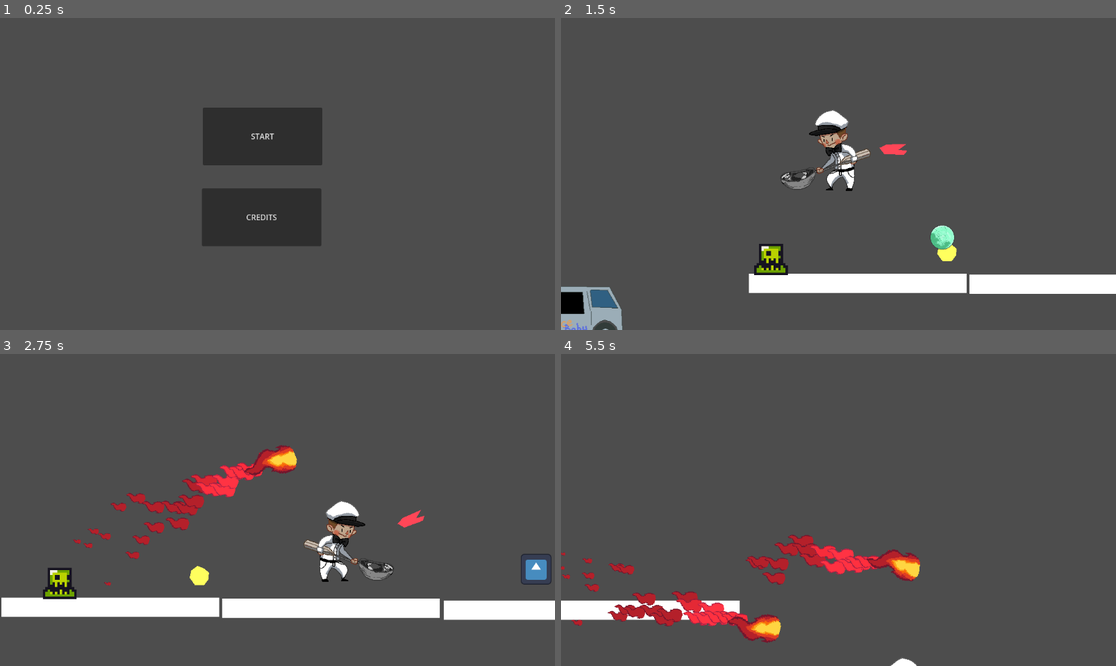
Above: before the commit, frames 1-4 (two rows, left to right).
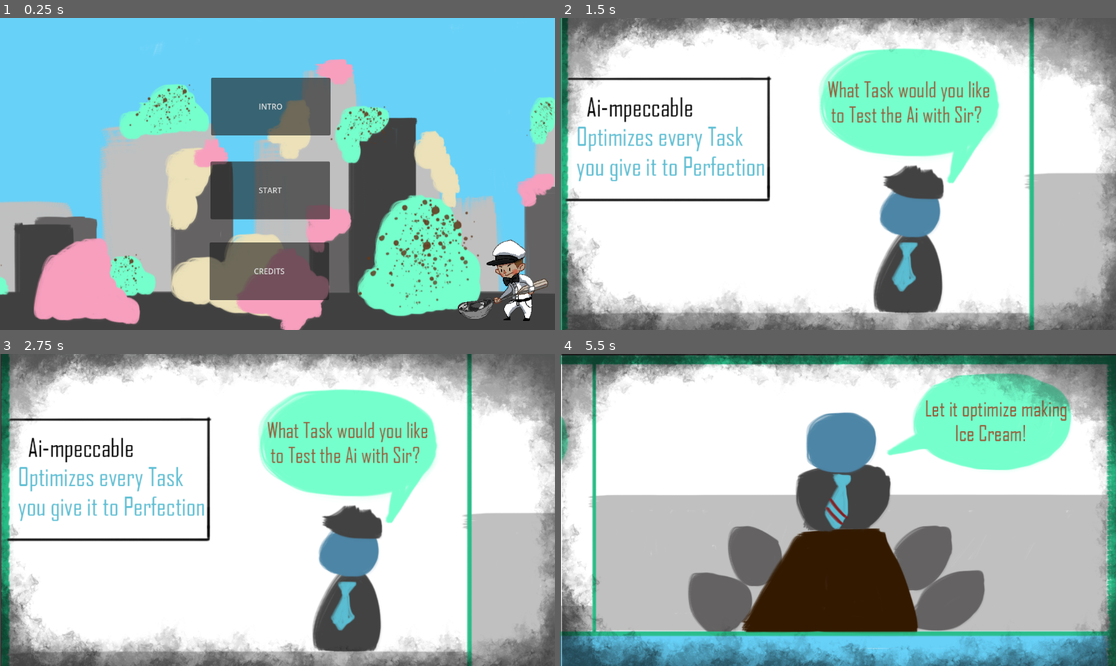
Above: after the commit, the same moments.

Repository: KarlJungtow/Minijam_icecream
Game: Godot game, scene res://scenes/main_menu.tscn
Two runs of this game, one before a commit and one after it. Both use one fixed random seed, a clock stepped at 60 frames per second and the inputs below. This scene is started directly instead of the project's main scene. The engine's default icon, where the game draws it, is replaced by a stand-in: a white triangle on a blue panel in a dark square.
Inputs (mouse positions are in pixels of both pictures, inside the frame that each line leads up to):
- Up to frame 1 (0.25 s): no input
- Up to frame 2 (1.5 s): click (832, 105) at 0.5 s, where only the run after the commit has a clickable "INTRO"; click (821, 136) at 1.25 s, where only the run before the commit has a clickable "START"
- Up to frame 3 (2.75 s): move the mouse to (399, 494) at 2.02 s; press the mouse at (399, 494) at 2.03 s; hold D (move-right) from 2.03 s (still down); tap W (jump) at 2.27 s
- Up to frame 4 (5.5 s): move the mouse to (727, 525) at 2.77 s; release the mouse at (727, 525) at 2.78 s; click (727, 525) at 2.85 s; tap W (jump) at 3.02, 4.52, 5.27 s; move the mouse to (894, 441) at 3.52 s; release D (move-right) at 3.53 s; press the mouse at (894, 441) at 3.53 s; hold A (move-left) 3.53-4.28 s; move the mouse to (810, 572) at 4.27 s; release the mouse at (810, 572) at 4.28 s; hold D (move-right) from 4.28 s (still down); click (810, 572) at 4.35 s; move the mouse to (1005, 556) at 5.02 s; press the mouse at (1005, 556) at 5.03 s

The runs differ from the first frame. In frame 1, 82% of the frame differs, in the area x 0-100%, y 0-100%; in frame 2, 93%; in frame 3, 91%; in frame 4, 93%.

Commit message:
intro scene added, main menu edited

Diff:
--- /dev/null
+++ b/scenes/intro.gd
@@ -0,0 +1,15 @@
+extends Node2D
+
+
+# Called when the node enters the scene tree for the first time.
+func _ready():
+	$AnimationPlayer.play("intro")
+	pass # Replace with function body.
+
+
+# Called every frame. 'delta' is the elapsed time since the previous frame.
+func _process(delta):
+	pass
+
+func change_scene():
+	G.change_level("res://scenes/main_menu.tscn")
--- /dev/null
+++ b/scenes/intro.tscn
@@ -0,0 +1,200 @@
+[gd_scene load_steps=11 format=3 uid="uid://db0i8wx8lhfp2"]
+
+[ext_resource type="Script" path="res://scenes/intro.gd" id="1_0op4h"]
+[ext_resource type="Texture2D" uid="uid://cx262a2aqom73" path="res://assets/IceCreamGameIntro1.png" id="1_dxmrr"]
+[ext_resource type="Texture2D" uid="uid://do1kqe23lj6m" path="res://assets/IceCreamGameIntro2.png" id="2_d1ep8"]
+[ext_resource type="AudioStream" uid="uid://c378yof05ls3o" path="res://sounds/intro.wav" id="3_tivfx"]
+[ext_resource type="Texture2D" uid="uid://bwg10oofah70w" path="res://assets/vignette.png" id="5_m7rke"]
+[ext_resource type="AudioStream" uid="uid://csvmoponxdit4" path="res://sounds/intro_music.wav" id="6_yd0d0"]
+
+[sub_resource type="SpriteFrames" id="SpriteFrames_otb0u"]
+animations = [{
+"frames": [{
+"duration": 1.0,
+"texture": ExtResource("1_dxmrr")
+}],
+"loop": true,
+"name": &"panel1",
+"speed": 5.0
+}, {
+"frames": [{
+"duration": 1.0,
+"texture": ExtResource("2_d1ep8")
+}],
+"loop": true,
+"name": &"panel2",
+"speed": 5.0
+}]
+
+[sub_resource type="Animation" id="Animation_3qawu"]
+resource_name = "intro"
+length = 15.0
+tracks/0/type = "value"
+tracks/0/imported = false
+tracks/0/enabled = true
+tracks/0/path = NodePath("AnimatedSprite2D:position")
+tracks/0/interp = 1
+tracks/0/loop_wrap = true
+tracks/0/keys = {
+"times": PackedFloat32Array(0, 4.2, 4.9, 8.7, 9.7),
+"transitions": PackedFloat32Array(1, 1, 1, 1, 1),
+"update": 0,
+"values": [Vector2(1172.93, 833.05), Vector2(1159, 846), Vector2(222, 700), Vector2(266, 670), Vector2(582, 217)]
+}
+tracks/1/type = "value"
+tracks/1/imported = false
+tracks/1/enabled = true
+tracks/1/path = NodePath("AnimatedSprite2D:scale")
+tracks/1/interp = 1
+tracks/1/loop_wrap = true
+tracks/1/keys = {
+"times": PackedFloat32Array(0, 4.2, 4.9, 8.7, 9.7),
+"transitions": PackedFloat32Array(1, 1, 1, 1, 1),
+"update": 0,
+"values": [Vector2(1.24859, 1.24859), Vector2(1.214, 1.214), Vector2(0.984, 0.984), Vector2(0.949, 0.949), Vector2(0.615841, 0.615841)]
+}
+tracks/2/type = "value"
+tracks/2/imported = false
+tracks/2/enabled = true
+tracks/2/path = NodePath("AudioStreamPlayer:playing")
+tracks/2/interp = 1
+tracks/2/loop_wrap = true
+tracks/2/keys = {
+"times": PackedFloat32Array(0),
+"transitions": PackedFloat32Array(1),
+"update": 1,
+"values": [true]
+}
+tracks/3/type = "value"
+tracks/3/imported = false
+tracks/3/enabled = true
+tracks/3/path = NodePath("AnimatedSprite2D:animation")
+tracks/3/interp = 1
+tracks/3/loop_wrap = true
+tracks/3/keys = {
+"times": PackedFloat32Array(0, 8.2),
+"transitions": PackedFloat32Array(1, 1),
+"update": 1,
+"values": [&"panel1", &"panel2"]
+}
+tracks/4/type = "value"
+tracks/4/imported = false
+tracks/4/enabled = true
+tracks/4/path = NodePath("AudioStreamPlayer2:playing")
+tracks/4/interp = 1
+tracks/4/loop_wrap = true
+tracks/4/keys = {
+"times": PackedFloat32Array(0, 0.1, 9.4),
+"transitions": PackedFloat32Array(1, 1, 1),
+"update": 1,
+"values": [false, false, true]
+}
+tracks/5/type = "method"
+tracks/5/imported = false
+tracks/5/enabled = true
+tracks/5/path = NodePath(".")
+tracks/5/interp = 1
+tracks/5/loop_wrap = true
+tracks/5/keys = {
+"times": PackedFloat32Array(13.9),
+"transitions": PackedFloat32Array(1),
+"values": [{
+"args": [],
+"method": &"change_scene"
+}]
+}
+
+[sub_resource type="Animation" id="Animation_jw3i4"]
+length = 0.001
+tracks/0/type = "value"
+tracks/0/imported = false
+tracks/0/enabled = true
+tracks/0/path = NodePath("AnimatedSprite2D:position")
+tracks/0/interp = 1
+tracks/0/loop_wrap = true
+tracks/0/keys = {
+"times": PackedFloat32Array(0),
+"transitions": PackedFloat32Array(1),
+"update": 0,
+"values": [Vector2(1172.93, 833.05)]
+}
+tracks/1/type = "value"
+tracks/1/imported = false
+tracks/1/enabled = true
+tracks/1/path = NodePath("AnimatedSprite2D:scale")
+tracks/1/interp = 1
+tracks/1/loop_wrap = true
+tracks/1/keys = {
+"times": PackedFloat32Array(0),
+"transitions": PackedFloat32Array(1),
+"update": 0,
+"values": [Vector2(1.24859, 1.24859)]
+}
+tracks/2/type = "value"
+tracks/2/imported = false
+tracks/2/enabled = true
+tracks/2/path = NodePath("AudioStreamPlayer:playing")
+tracks/2/interp = 1
+tracks/2/loop_wrap = true
+tracks/2/keys = {
+"times": PackedFloat32Array(0),
+"transitions": PackedFloat32Array(1),
+"update": 1,
+"values": [false]
+}
+tracks/3/type = "value"
+tracks/3/imported = false
+tracks/3/enabled = true
+tracks/3/path = NodePath("AnimatedSprite2D:animation")
+tracks/3/interp = 1
+tracks/3/loop_wrap = true
+tracks/3/keys = {
+"times": PackedFloat32Array(0),
+"transitions": PackedFloat32Array(1),
+"update": 1,
+"values": [&"panel1"]
+}
+tracks/4/type = "value"
+tracks/4/imported = false
+tracks/4/enabled = true
+tracks/4/path = NodePath("AudioStreamPlayer2:playing")
+tracks/4/interp = 1
+tracks/4/loop_wrap = true
+tracks/4/keys = {
+"times": PackedFloat32Array(0),
+"transitions": PackedFloat32Array(1),
+"update": 1,
+"values": [false]
+}
+
+[sub_resource type="AnimationLibrary" id="AnimationLibrary_qvlty"]
+_data = {
+"RESET": SubResource("Animation_jw3i4"),
+"intro": SubResource("Animation_3qawu")
+}
+
+[node name="Intro" type="Node2D"]
+script = ExtResource("1_0op4h")
+
+[node name="AnimatedSprite2D" type="AnimatedSprite2D" parent="."]
+position = Vector2(1172.93, 833.05)
+scale = Vector2(1.24859, 1.24859)
+sprite_frames = SubResource("SpriteFrames_otb0u")
+animation = &"panel1"
+
+[node name="AnimationPlayer" type="AnimationPlayer" parent="."]
+libraries = {
+"": SubResource("AnimationLibrary_qvlty")
+}
+
+[node name="AudioStreamPlayer" type="AudioStreamPlayer" parent="."]
+stream = ExtResource("3_tivfx")
+
+[node name="Vignette" type="Sprite2D" parent="."]
+modulate = Color(1, 1, 1, 0.662745)
+position = Vector2(579.555, 325.75)
+scale = Vector2(0.601505, 0.604167)
+texture = ExtResource("5_m7rke")
+
+[node name="AudioStreamPlayer2" type="AudioStreamPlayer" parent="."]
+stream = ExtResource("6_yd0d0")
--- a/scenes/main_menu.gd
+++ b/scenes/main_menu.gd
@@ -14,3 +14,8 @@
 func _on_button_pressed():
 	G.change_level("res://scenes/test_level.tscn")
 	pass # Replace with function body.
+
+
+func _on_button_3_pressed():
+	G.change_level("res://scenes/intro.tscn")
+	pass # Replace with function body.
--- a/scenes/main_menu.tscn
+++ b/scenes/main_menu.tscn
@@ -1,22 +1,40 @@
-[gd_scene load_steps=2 format=3 uid="uid://bmi3pd650xnnn"]
+[gd_scene load_steps=4 format=3 uid="uid://bwumguxebcgwf"]
 
 [ext_resource type="Script" path="res://scenes/main_menu.gd" id="1_v0iw5"]
+[ext_resource type="Texture2D" uid="uid://cx262a2aqom73" path="res://assets/IceCreamGameIntro1.png" id="2_r3mx0"]
+[ext_resource type="Texture2D" uid="uid://c0favpk0lxg1p" path="res://assets/Player.png" id="3_1nwrm"]
 
 [node name="MainMenu" type="Node2D"]
 script = ExtResource("1_v0iw5")
 
+[node name="IceCreamGameIntro1" type="Sprite2D" parent="."]
+position = Vector2(377, 0)
+texture = ExtResource("2_r3mx0")
+
 [node name="Button" type="Button" parent="."]
-offset_left = 421.0
-offset_top = 186.0
-offset_right = 669.0
-offset_bottom = 306.0
+offset_left = 437.0
+offset_top = 298.0
+offset_right = 685.0
+offset_bottom = 418.0
 text = "START"
 
 [node name="Button2" type="Button" parent="."]
-offset_left = 419.0
-offset_top = 354.0
-offset_right = 667.0
-offset_bottom = 474.0
+offset_left = 435.0
+offset_top = 466.0
+offset_right = 683.0
+offset_bottom = 586.0
 text = "CREDITS"
 
+[node name="Button3" type="Button" parent="."]
+offset_left = 438.0
+offset_top = 124.0
+offset_right = 686.0
+offset_bottom = 244.0
+text = "INTRO"
+
+[node name="Player" type="Sprite2D" parent="."]
+position = Vector2(1045, 552)
+texture = ExtResource("3_1nwrm")
+
 [connection signal="pressed" from="Button" to="." method="_on_button_pressed"]
+[connection signal="pressed" from="Button3" to="." method="_on_button_3_pressed"]
Binary file added: assets/IceCreamGameIntro1.png
Not shown, added: assets/IceCreamGameIntro1.png.import
Binary file added: assets/IceCreamGameIntro2.png
Not shown, added: assets/IceCreamGameIntro2.png.import
Binary file added: assets/vignette.png
Not shown, added: assets/vignette.png.import
Not shown, added: sounds/intro.wav.import
Not shown, added: sounds/intro_music.wav.import
Not shown, added: sounds/intro.wav
Not shown, added: sounds/intro_music.wav
